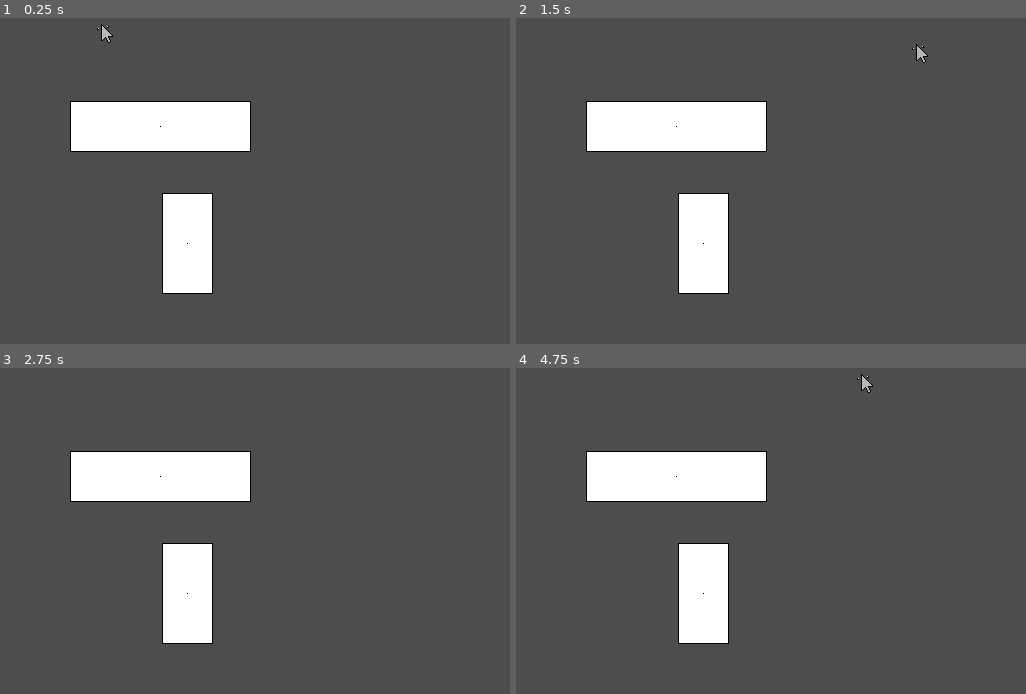
Above: before the commit, frames 1-4 (two rows, left to right).
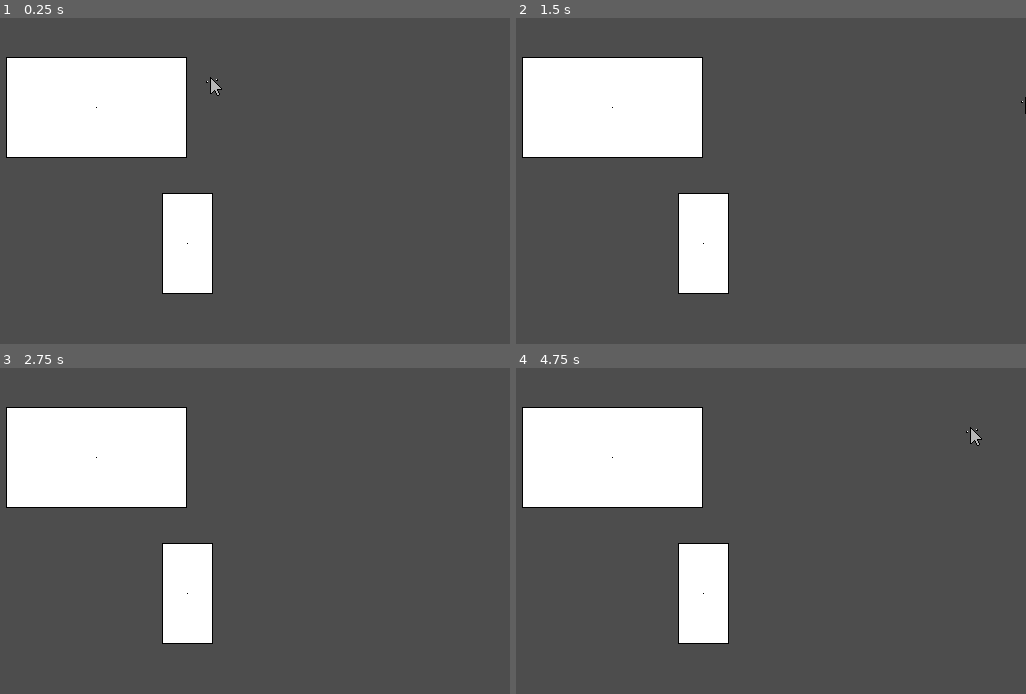
Above: after the commit, the same moments.

Repository: username123115/Clicky
Game: Godot game, scene res://intro.tscn
Same seed, same stepped clock (60 frames per second), same inputs: the game is played once before the commit and once after it.
Inputs:
- Up to frame 1 (0.25 s): no input
- Up to frame 2 (1.5 s): tap Enter at 0.5 s; hold L (move_right) 0.53-1.28 s; hold J (move_down) from 1.28 s (still down)
- Up to frame 3 (2.75 s): tap Space at 2 s; release J (move_down) at 2.03 s; hold L (move_right) from 2.03 s (still down)
- Up to frame 4 (4.75 s): tap Enter at 2.75, 4.25 s; release L (move_right) at 2.78 s; hold K (move_up) 2.78-3.53 s; tap Space at 3.5 s; hold H (move_left) from 3.53 s (still down)

The runs differ from the first frame. In frame 1, 9.7% of the frame differs, in the area x 1-50%, y 1-43%; in frame 2, 9.7%; in frame 3, 9.6%; in frame 4, 9.7%.

Commit message:
add window reshaping

Diff:
--- a/intro.tscn
+++ b/intro.tscn
@@ -8,7 +8,7 @@
 
 [node name="Player" parent="." instance=ExtResource("1_2emgv")]
 z_index = 1
-position = Vector2(236, 51)
+position = Vector2(345, 104)
 
 [node name="Timer" type="Timer" parent="."]
 
@@ -17,7 +17,8 @@
 init_height = 100
 
 [node name="Window2" parent="." instance=ExtResource("2_2je34")]
-position = Vector2(291, 143)
+position = Vector2(227, 124)
+init_height = 100
 init_width = 180
 
 [node name="player_debugger" type="Node2D" parent="." node_paths=PackedStringArray("target")]
--- a/player/state_window_interactions/state_resize.gd
+++ b/player/state_window_interactions/state_resize.gd
@@ -22,6 +22,23 @@
 
 	if window_rect.encloses(own_rect):
 		finished.emit('previous')
+		return
+
+	# Otherwise detect which of the four sides are being touched
+	var left: bool = own_rect.position.x < window_rect.position.x
+	var right: bool = own_rect.position.x + own_rect.size.x > window_rect.position.x + window_rect.size.x
+
+	var up: bool = own_rect.position.y < window_rect.position.y
+	var down: bool = own_rect.position.y + own_rect.size.y > window_rect.position.y + window_rect.size.y
+
+	if (left):
+		print("left")
+	if (right):
+		print("right")
+	if (up):
+		print("up")
+	if (down):
+		print("down")
 
 
 func exit() -> void:
--- a/project.godot
+++ b/project.godot
@@ -46,6 +46,11 @@
 "events": [Object(InputEventKey,"resource_local_to_scene":false,"resource_name":"","device":-1,"window_id":0,"alt_press …(192 unchanged characters)…
 ]
 }
+grab={
+"deadzone": 0.5,
+"events": [Object(InputEventKey,"resource_local_to_scene":false,"resource_name":"","device":-1,"window_id":0,"alt_pressed":false,"shift_pressed":false,"ctrl_pressed":false,"meta_pressed":false,"pressed":false,"keycode":0,"physical_keycode":90,"key_label":0,"unicode":122,"location":0,"echo":false,"script":null)
+]
+}
 
 [rendering]
 
--- a/window/window.gd
+++ b/window/window.gd
@@ -4,6 +4,12 @@
 
 @export var init_height: int = 50
 @export var init_width: int = 50
+
+@export var min_height: int = 50
+@export var min_width: int = 50
+
+@onready var area : Area2D =  $Area
+@onready var col_shape : CollisionShape2D = $Area/CollisionShape2D
 
 var height: int:
 	get:
@@ -19,8 +25,23 @@
 		width = value
 		set_boundary()
 
-@onready var area : Area2D =  $Area
-@onready var col_shape : CollisionShape2D = $Area/CollisionShape2D
+# if direction then expand right, otherwise expand left
+func expand_width(value : int, direction : bool):
+	var correction = 1 if direction else -1
+	var new = width + value * correction
+	if (new < min_width):
+		return
+	width = new
+	global_position.x += value / 2.0
+
+# expand up otherwise expand down
+func expand_height(value : int, direction : bool):
+	var correction = -1 if direction else 1
+	var new = height + value * correction
+	if (new < min_height):
+		return
+	height = new
+	global_position.y += value * correction / 2.0
 
 
 # Called when the node enters the scene tree for the first time.
